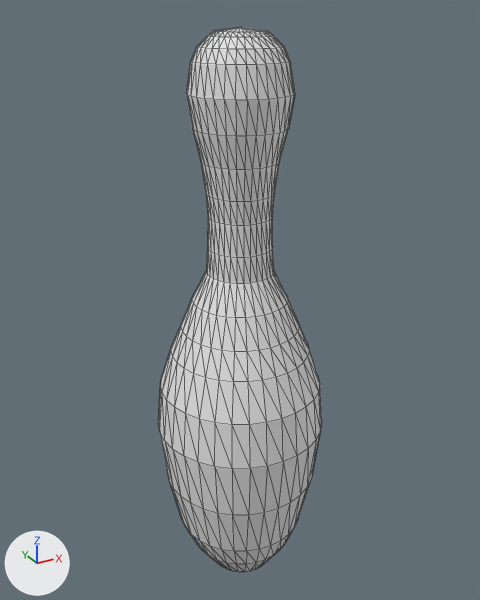
What one commit did to the glTF model bowlingPin.glb.
Both versions are drawn from a 50 mm camera at (-2.16, -3.86, 4.33) aimed at (0.05, 0.15, 2.32). Every picture has the same lights, and +X, +Y and +Z are marked at lower left. Mesh edges are drawn as thin lines. Where no turn or scale is listed for an object, it has been applied to the vertices. Vertices at the same position are counted once.
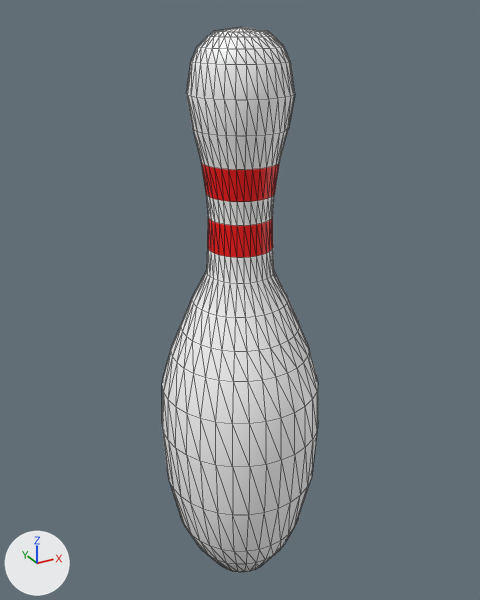
Where the change shows, as pixel boxes (x1, y1, x2, y2) in the pictures (480 x 600 px; the box of a moved part takes in the faces that stretch with it):
```json
{"object": "Cylinder", "change": "recoloured, reshaped", "before": [158, 27, 322, 572], "after": [162, 27, 318, 572]}
{"part": 1, "of": "me_cylinder", "change": "moved or reshaped", "before": [158, 346, 322, 515], "after": [162, 346, 318, 515]}
{"part": 2, "of": "me_cylinder", "change": "recoloured", "before": [201, 162, 280, 258], "after": [201, 162, 280, 258], "on screen": "white to red"}
```

Edits to the scene script, one JSON object a line:
```json
{"op": "set", "path": "mat_material_001.base_color", "old": "(0.8, 0.8, 0.8)", "new": "(1.0, 1.0, 1.0)", "note": "white #e7e7e7 -> white #ffffff"}
{"op": "add", "block": "mat_material_002", "code": ["mat_material_002 = principled_material('Material.002')", "mat_material_002.base_color = (1.0, 0.0, 0.000663)  # red #ff0002"]}
{"block": "me_cylinder", "where": "# used by ob_cylinder; location = (0.0, 0.055, 1.362)"}
{"op": "remove", "block": "me_cylinder", "code": "me_cylinder.from_pydata(...)  # 672 vertices, 1340 faces; spans x -0.65..0.65, y -0.64..0.66, z -1.38..2.85"}
{"op": "add", "block": "me_cylinder", "code": "me_cylinder.from_pydata(...)  # 672 vertices, 1340 faces; spans x -0.62..0.62, y -0.61..0.63, z -1.38..2.85"}
{"block": "me_cylinder", "change": "me_cylinder part 1: all 64 vertices in x -0.65..0.65, y -0.64..0.66, z -0.02..0.33 are scaled about their middle by (0.97, 0.971, 1.01)"}
{"block": "me_cylinder", "change": "me_cylinder part 2: 128 faces spanning x -0.26..0.26, y -0.26..0.27, z 1.42..2.02 switch from mat_material_001 (white #e7e7e7) to mat_material_002 (red #ff0002)"}
```
